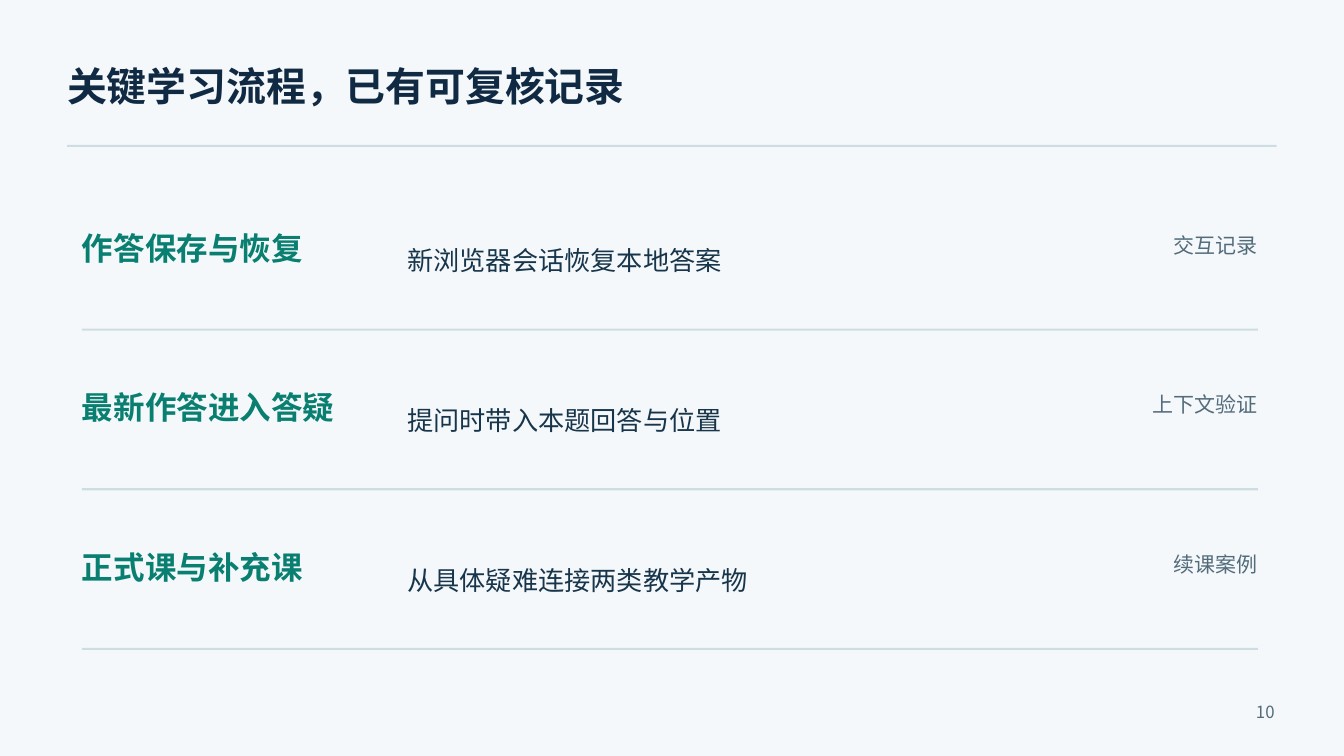
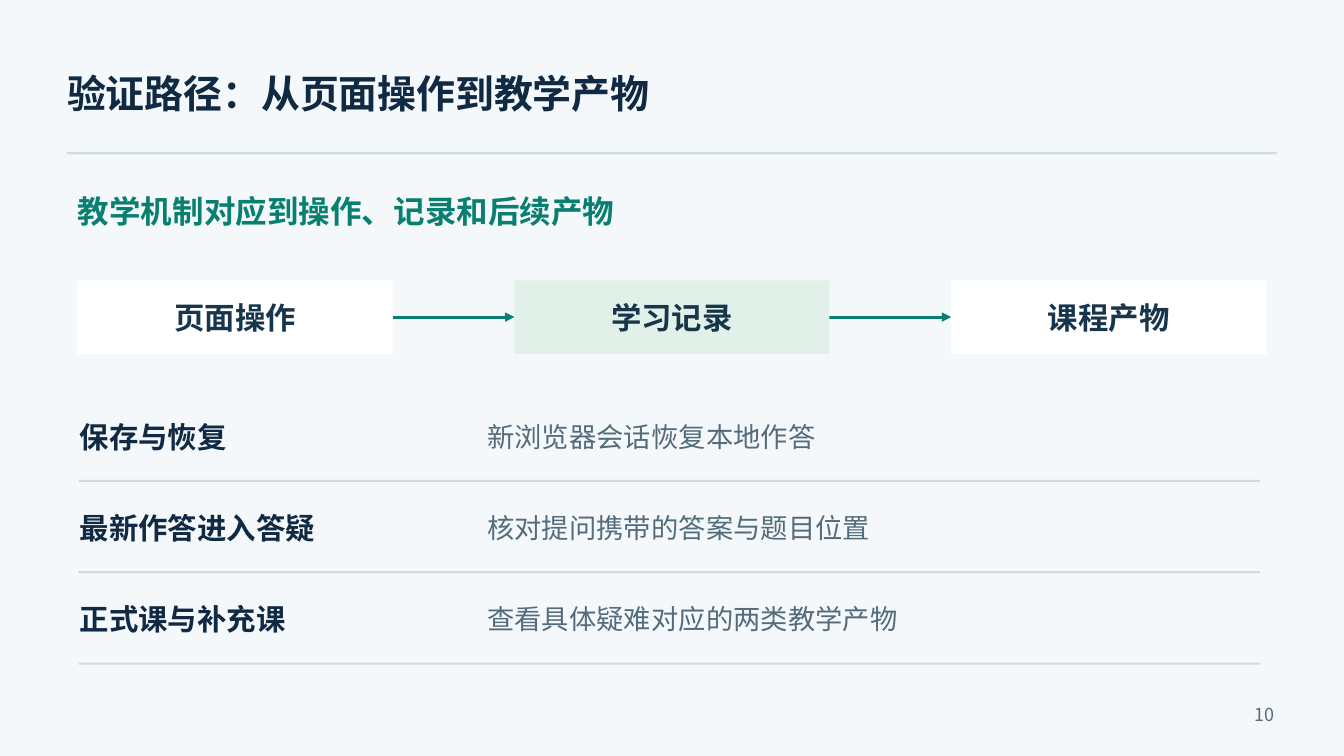
Before and after one commit to RoamerFly/teach-pro-skill, a slide deck: slide 10 of example/competition-materials/final-roadshow/学途智伴决赛路演_8分钟.pptx. Drawn at 1344x756 pixels with LibreOffice and Linux fonts; fonts in the diff are those of the drawing. Boxes give left, top, right and bottom in pixels: in the first picture for what was removed or moved away, otherwise in the second. Text is boxed around its words. In the diff, an @@ line names an element or a change of style, - is before the commit and + after.

```diff
--- a/example/competition-materials/final-roadshow/学途智伴决赛路演_8分钟.pptx
+++ b/example/competition-materials/final-roadshow/学途智伴决赛路演_8分钟.pptx
@@ text removed at bbox=[67, 67, 624, 106] @@
-关键学习流程，已有可复核记录
@@ text added at bbox=[67, 74, 649, 112], 27.8 pt, text #102A43, bold @@
+验证路径：从页面操作到教学产物
@@ rectangle: place and size @@
-rectangle at bbox=[68, 145, 1277, 147]
+rectangle at bbox=[68, 152, 1277, 154]
@@ text added at bbox=[78, 196, 615, 226], 22.5 pt, text #087F70, bold @@
+教学机制对应到操作、记录和后续产物
@@ rectangle added at bbox=[78, 280, 392, 354], fill #FFFFFF, 21.8 pt, text #18364B, bold @@
+页面操作
@@ rectangle "学习记录": place and size @@
-rectangle "学习记录" at bbox=[1174, 235, 1258, 255]
+rectangle "学习记录" at bbox=[514, 280, 829, 354]
@@ rectangle "学习记录" at bbox=[514, 280, 829, 354]: fill none to #E1F1EA @@
@@ rectangle added at bbox=[952, 280, 1266, 354], fill #FFFFFF, 21.8 pt, text #18364B, bold @@
+课程产物
@@ rectangle removed at bbox=[82, 329, 1258, 331] @@
@@ arrow added from (393, 318) to (514, 318), #087F70 2.25 pt @@
@@ text in rectangle at bbox=[611, 303, 733, 332]: text changed; size 15 to 21.8 pt; text colour #536C7C to #18364B; bold on @@
-交互记录
+学习记录
@@ arrow added from (830, 318) to (952, 318), #087F70 2.25 pt @@
@@ text removed at bbox=[407, 408, 721, 432] @@
-提问时带入本题回答与位置
@@ text removed at bbox=[1153, 394, 1258, 414] @@
-上下文验证
@@ text at bbox=[80, 423, 227, 451]: text changed; size 22.5 to 21 pt; text colour #087F70 to #102A43 @@
-作答保存与恢复
+保存与恢复
@@ text at bbox=[487, 424, 815, 449]: text changed; size 18.8 to 19.5 pt; text colour #18364B to #536C7C @@
-新浏览器会话恢复本地答案
+新浏览器会话恢复本地作答
@@ fill #CDDDE4 to #CCDCE1 in 3 elements at bbox=[68, 152, 1277, 154], bbox=[79, 572, 1260, 574], bbox=[79, 480, 1260, 482] @@
@@ rectangle: place and size @@
-rectangle at bbox=[82, 488, 1258, 490]
+rectangle at bbox=[79, 480, 1260, 482]
@@ text "最新作答进入答疑" at bbox=[80, 514, 315, 542]: size 22.5 to 21 pt, text colour #087F70 to #102A43 @@
@@ text "最新作答进入答疑": place and size @@
-text "最新作答进入答疑" at bbox=[82, 392, 334, 422]
+text "最新作答进入答疑" at bbox=[80, 514, 315, 542]
@@ text at bbox=[487, 515, 870, 540]: text changed; size 15 to 19.5 pt @@
-续课案例
+核对提问携带的答案与题目位置
@@ rectangle: place and size @@
-rectangle at bbox=[82, 648, 1258, 650]
+rectangle at bbox=[79, 572, 1260, 574]
@@ text "正式课与补充课": place and size @@
-text "正式课与补充课" at bbox=[82, 552, 303, 582]
+text "正式课与补充课" at bbox=[80, 605, 286, 633]
@@ text "正式课与补充课" at bbox=[80, 605, 286, 633]: size 22.5 to 21 pt, text colour #087F70 to #102A43 @@
@@ text at bbox=[487, 606, 897, 632]: text changed; size 18.8 to 19.5 pt; text colour #18364B to #536C7C @@
-从具体疑难连接两类教学产物
+查看具体疑难对应的两类教学产物
@@ rectangle added at bbox=[79, 662, 1260, 664], fill #CCDCE1 @@
@@ text "10" at bbox=[1255, 707, 1275, 721]: size 12 to 12.8 pt @@
```
Also in this commit, not shown: 9 other slides changed, 2 slides added, 2 slides removed, 14 other files.
